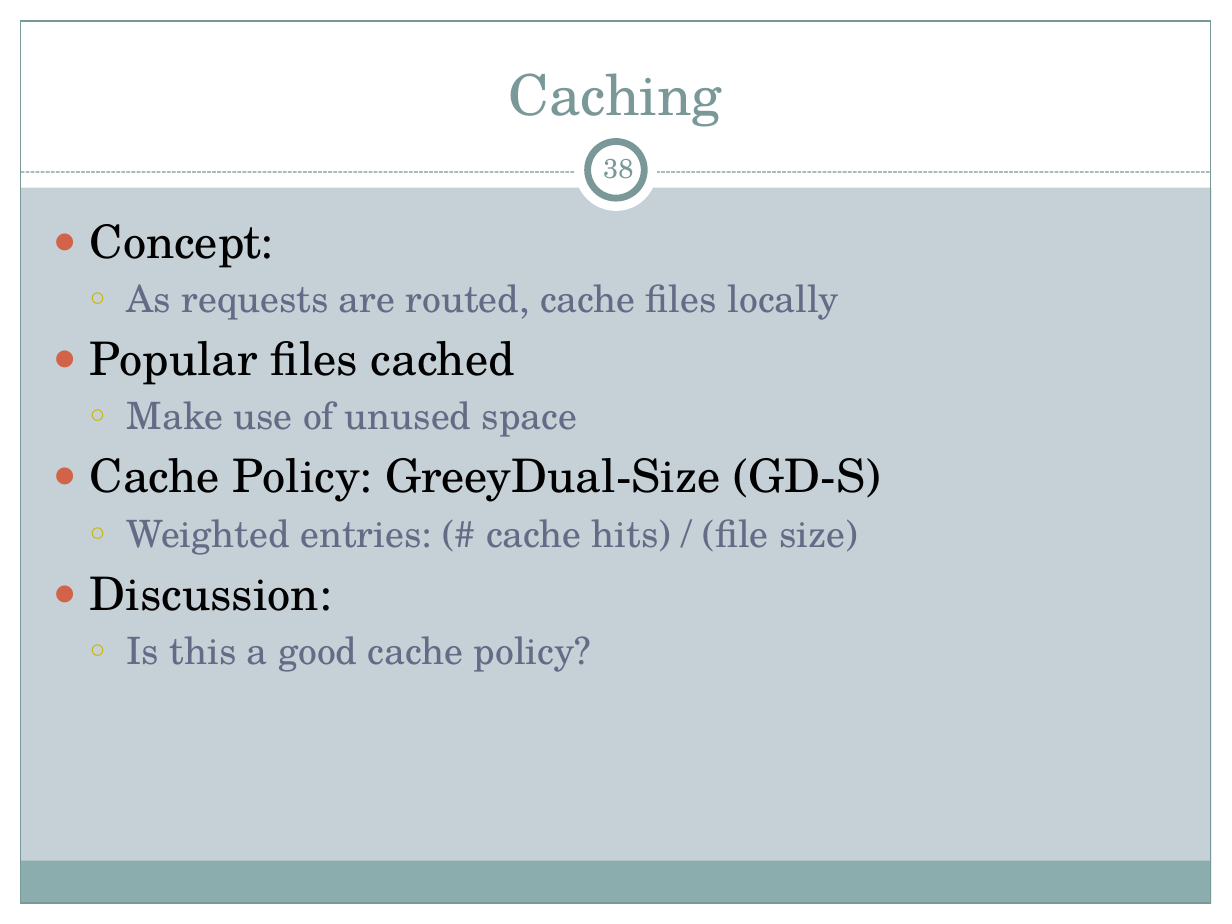
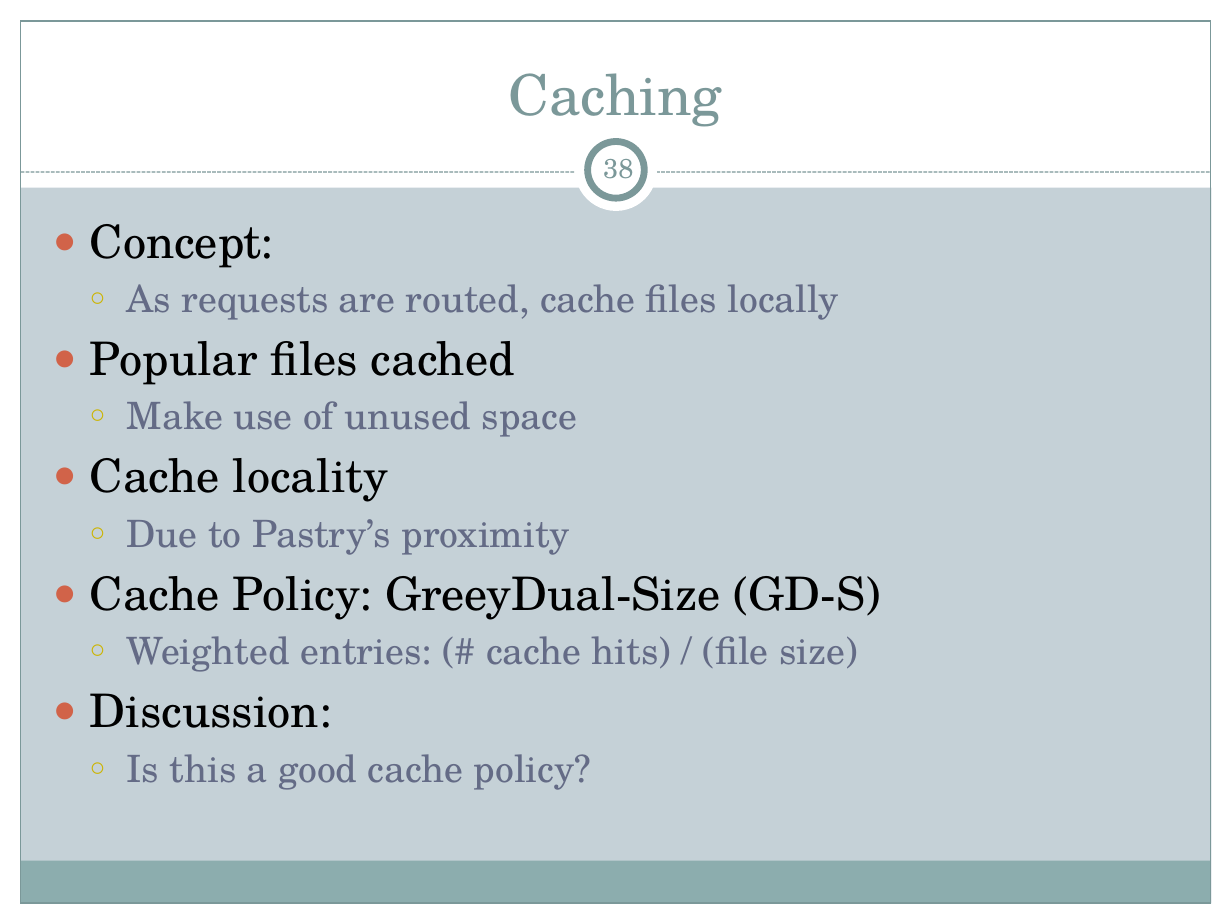
Before and after one commit to cs525-koala/documents, a slide deck: slide 38 of p2p/P2P Apps.pptx. Drawn at 1232x924 pixels with LibreOffice and Linux fonts; fonts in the diff are those of the drawing. Boxes give left, top, right and bottom in pixels: in the first picture for what was removed or moved away, otherwise in the second. Text is boxed around its words. In the diff, an @@ line names an element or a change of style, - is before the commit and + after.

Commit message:
presentation: mention cache locality, silly goose!

```diff
--- a/p2p/P2P Apps.pptx
+++ b/p2p/P2P Apps.pptx
@@ text at <box>90,458,570,555</box>: paragraphs added @@
+● Cache locality
+  ○ Due to Pastry’s proximity
```
Also in this commit, not shown: 1 other slide changed.
